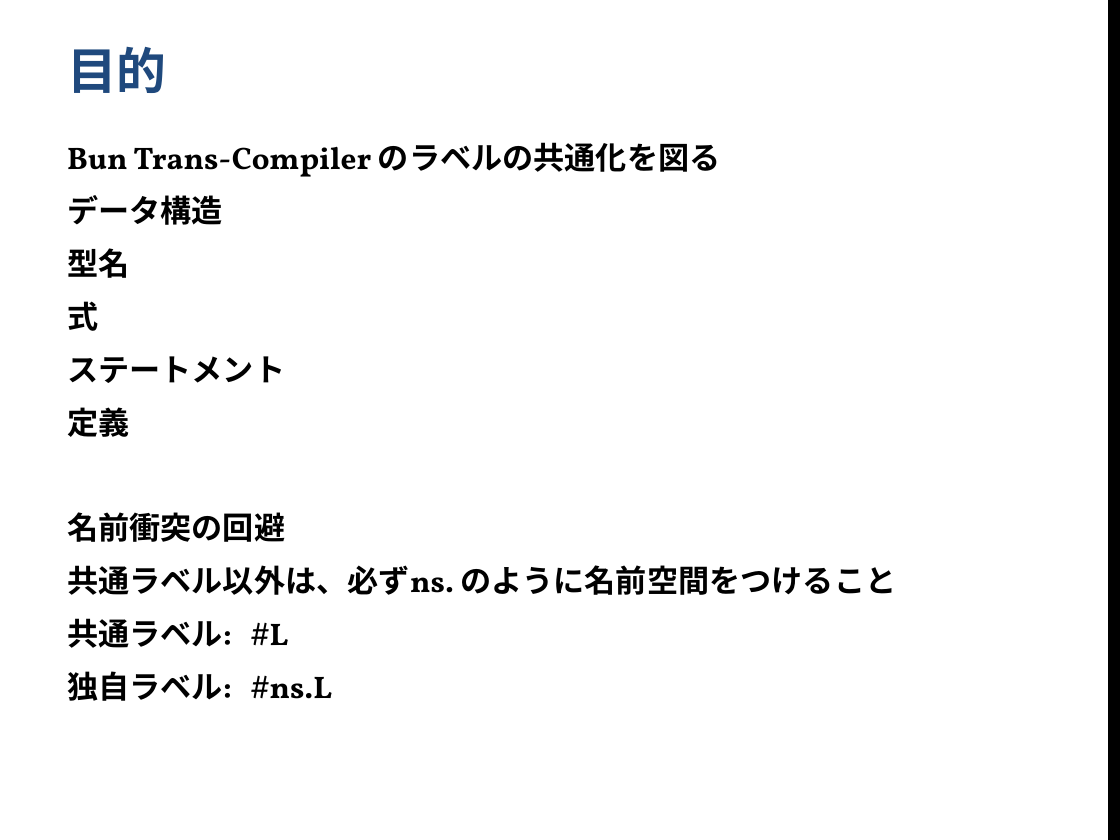
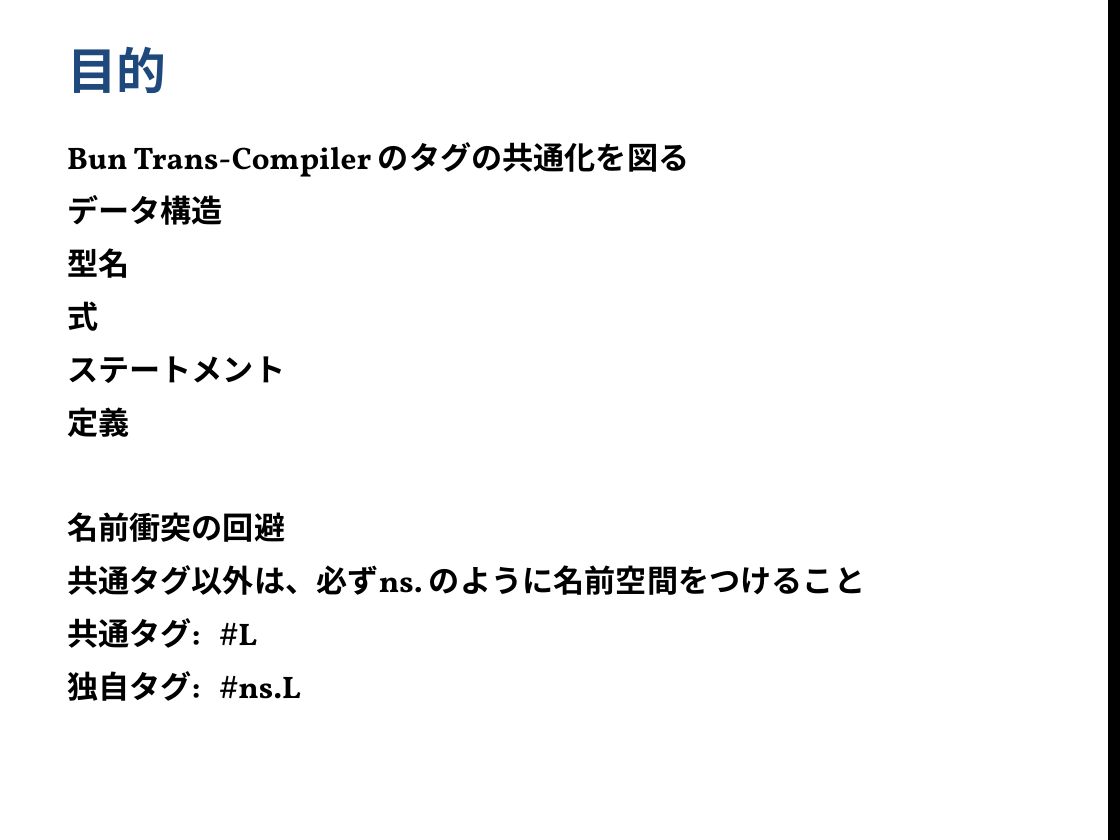
Before and after one commit to yshinya6/libbun2, a slide deck: slide 2 of doc/BunCommon.pptx. Drawn at 1120x840 pixels with LibreOffice and Linux fonts; fonts in the diff are those of the drawing; background and template pictures are left out. Boxes give left, top, right and bottom in pixels: in the first picture for what was removed or moved away, otherwise in the second. Text is boxed around its words. In the diff, an @@ line names an element or a change of style, - is before the commit and + after.

```diff
--- a/doc/BunCommon.pptx
+++ b/doc/BunCommon.pptx
@@ text at (x1=67, y1=142, x2=690, y2=177): text changed @@
-Bun Trans-Compiler のラベルの共通化を図る
+Bun Trans-Compiler のタグの共通化を図る
@@ text at (x1=67, y1=565, x2=865, y2=701): text changed @@
-共通ラベル以外は、必ずns. のように名前空間をつけること
-共通ラベル: #L
-独自ラベル: #ns.L
+共通タグ以外は、必ずns. のように名前空間をつけること
+共通タグ: #L
+独自タグ: #ns.L
```
Also in this commit, not shown: 4 other slides changed, 6 slides added, 1 slide removed.
